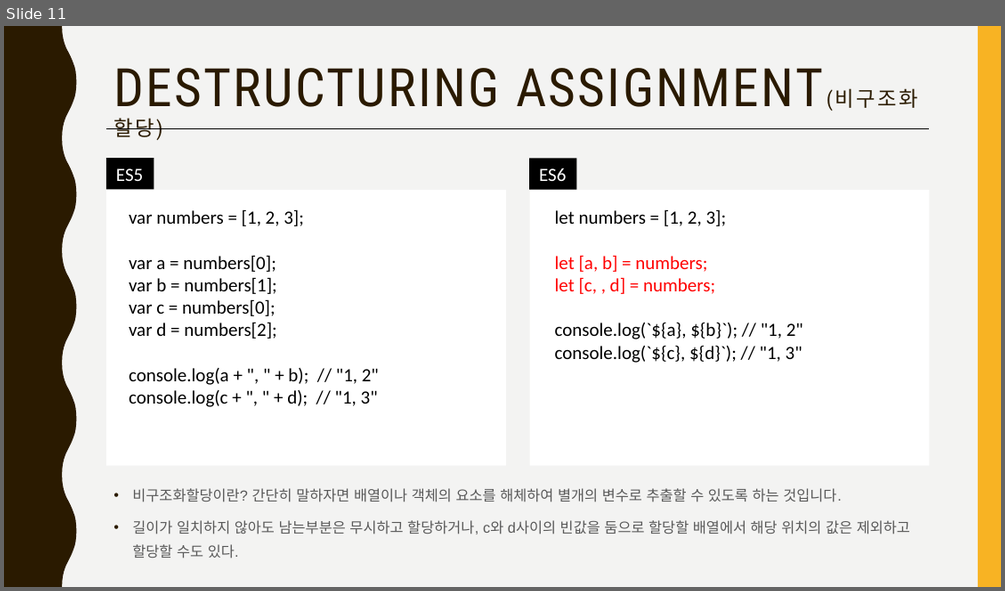
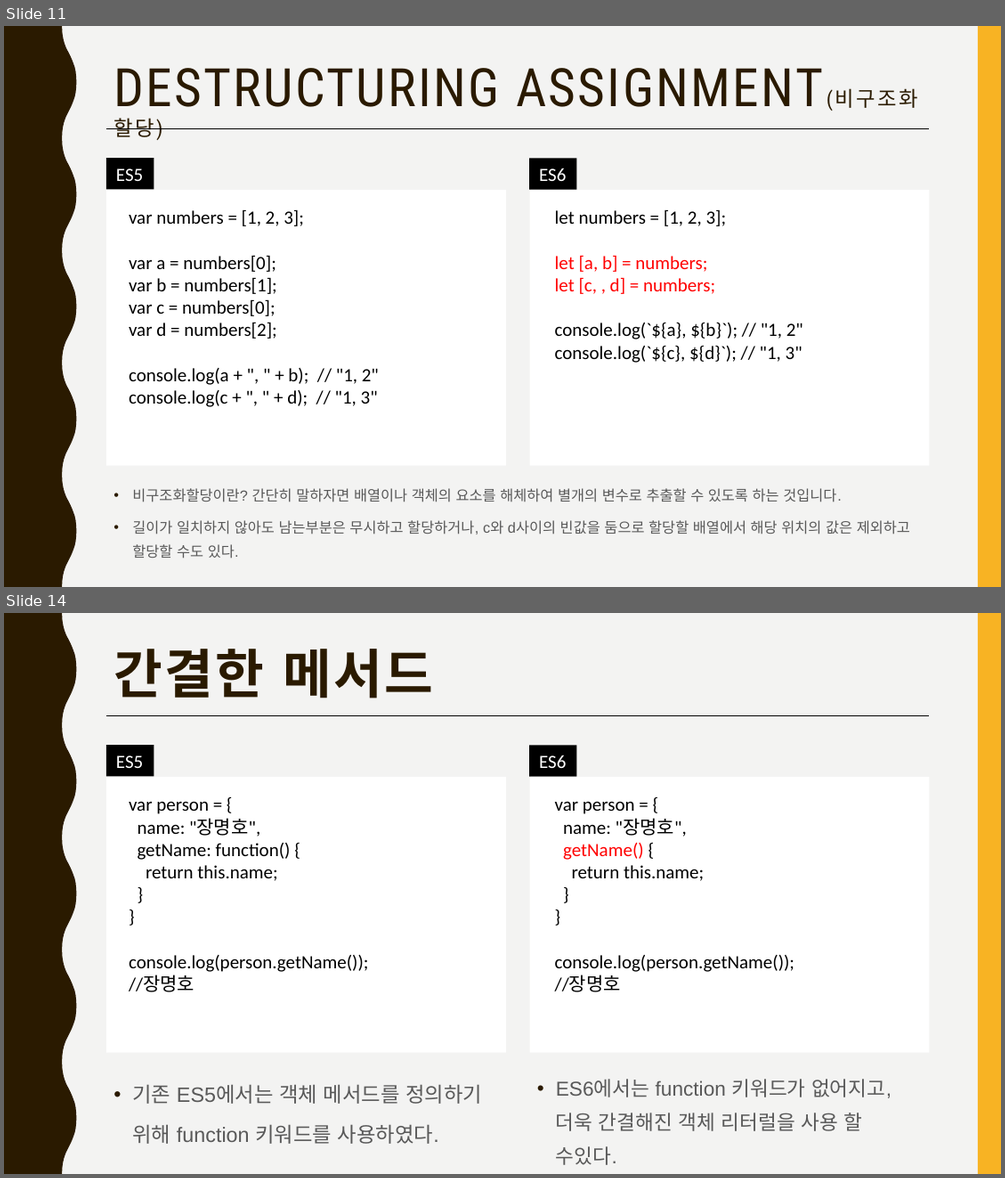
Before and after one commit to jangmang/ECMAScript6-ECMAScript201-, a slide deck: ES6.pptx. Shown one above the other, each under a label of ours: slide 11 before the commit, slides 11 and 14 after it; the slides between them are not shown. The pictures are 1005x591 and 1005x1178 pixels, drawn with LibreOffice and Linux fonts; fonts in the diff are those of the drawing. Boxes give left, top, right and bottom in pixels: in the first picture for what was removed or moved away, otherwise in the second. Text is boxed around its words. In the diff, an @@ line names an element or a change of style, - is before the commit and + after.

```diff
--- a/ES6.pptx
+++ b/ES6.pptx
@@ slide 14 added at <box>4,613,1001,1174</box>, background #F3F3F2; not listed: 2 template elements that a slide beside it also shows @@
@@ title added at <box>113,649,433,698</box>, 51 pt, text #2A1A00, bold @@
+간결한 메서드
@@ line added from (106, 716) to (930, 716), #000000 0.5 pt @@
@@ rectangle added at <box>106,745,154,776</box>, fill #000000 @@
@@ rectangle added at <box>529,746,577,777</box>, fill #000000 @@
@@ text added at <box>116,755,143,768</box>, 18 pt, text #FFFFFF @@
+ES5
@@ text added at <box>539,755,566,768</box>, 18 pt, text #FFFFFF @@
+ES6
@@ rectangle added at <box>106,777,506,1053</box>, fill #FFFFFF @@
@@ rectangle added at <box>530,777,929,1053</box>, fill #FFFFFF @@
@@ text added at <box>129,801,368,992</box>, 18 pt, text #000000 @@
+var person = {
+name: "장명호",
+getName: function() {
+return this.name;
+}
+}
+console.log(person.getName());
+//장명호
@@ text added at <box>555,801,794,992</box>, 18 pt, text #000000 @@
+var person = {
+name: "장명호",
+getName() {
+return this.name;
+}
+}
+console.log(person.getName());
+//장명호
@@ text added at <box>132,1084,482,1143</box>, 20 pt, text #595959 @@
+• 기존 ES5에서는 객체 메서드를 정의하기 위해 function 키워드를 사용하였다.
@@ text added at <box>556,1078,891,1165</box>, 19.4 pt, text #595959 @@
+• ES6에서는 function 키워드가 없어지고, 더욱 간결해진 객체 리터럴을 사용 할 수있다.
```
Also in this commit, not shown: 2 slides changed, 2 other slides added, 5 other files.
